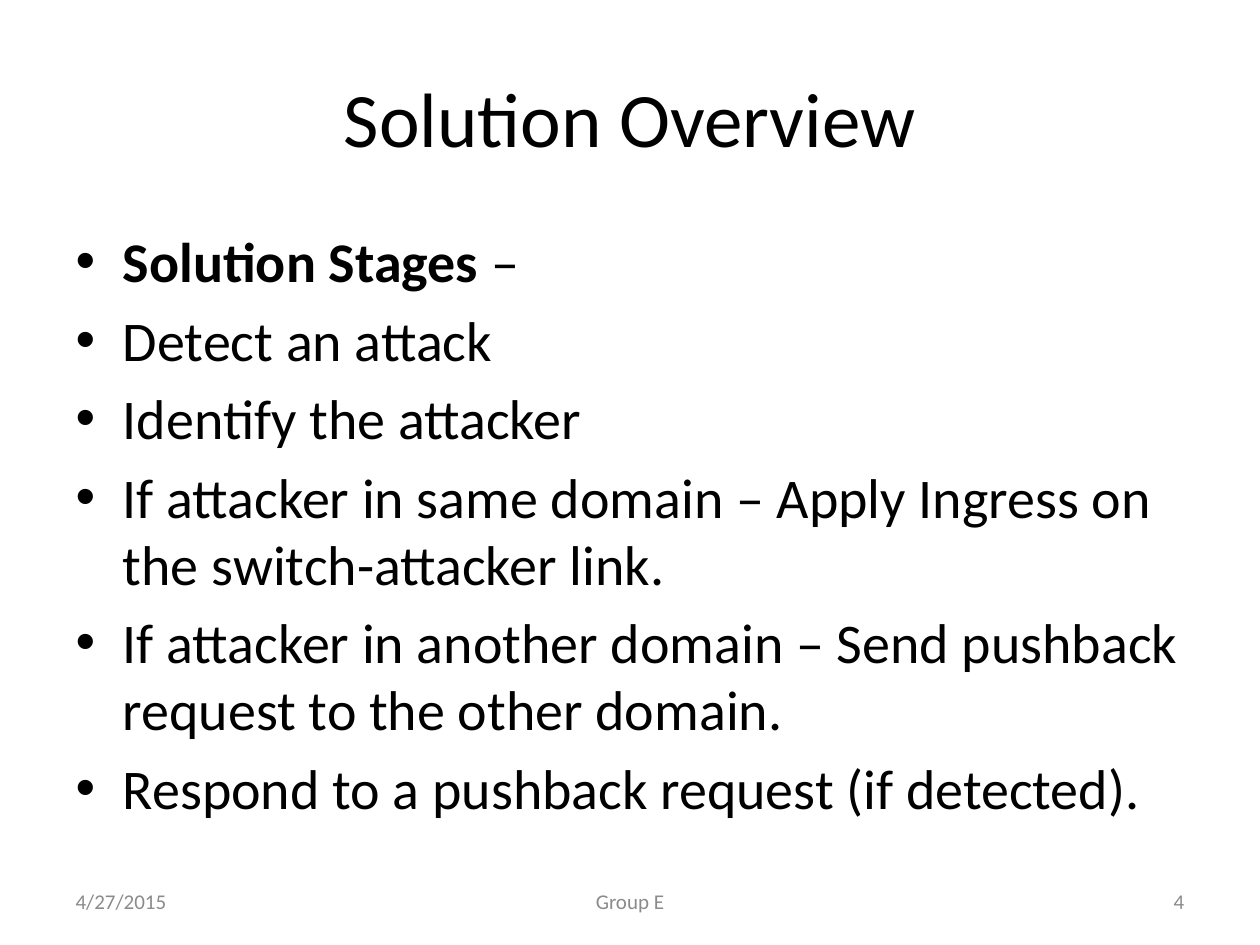
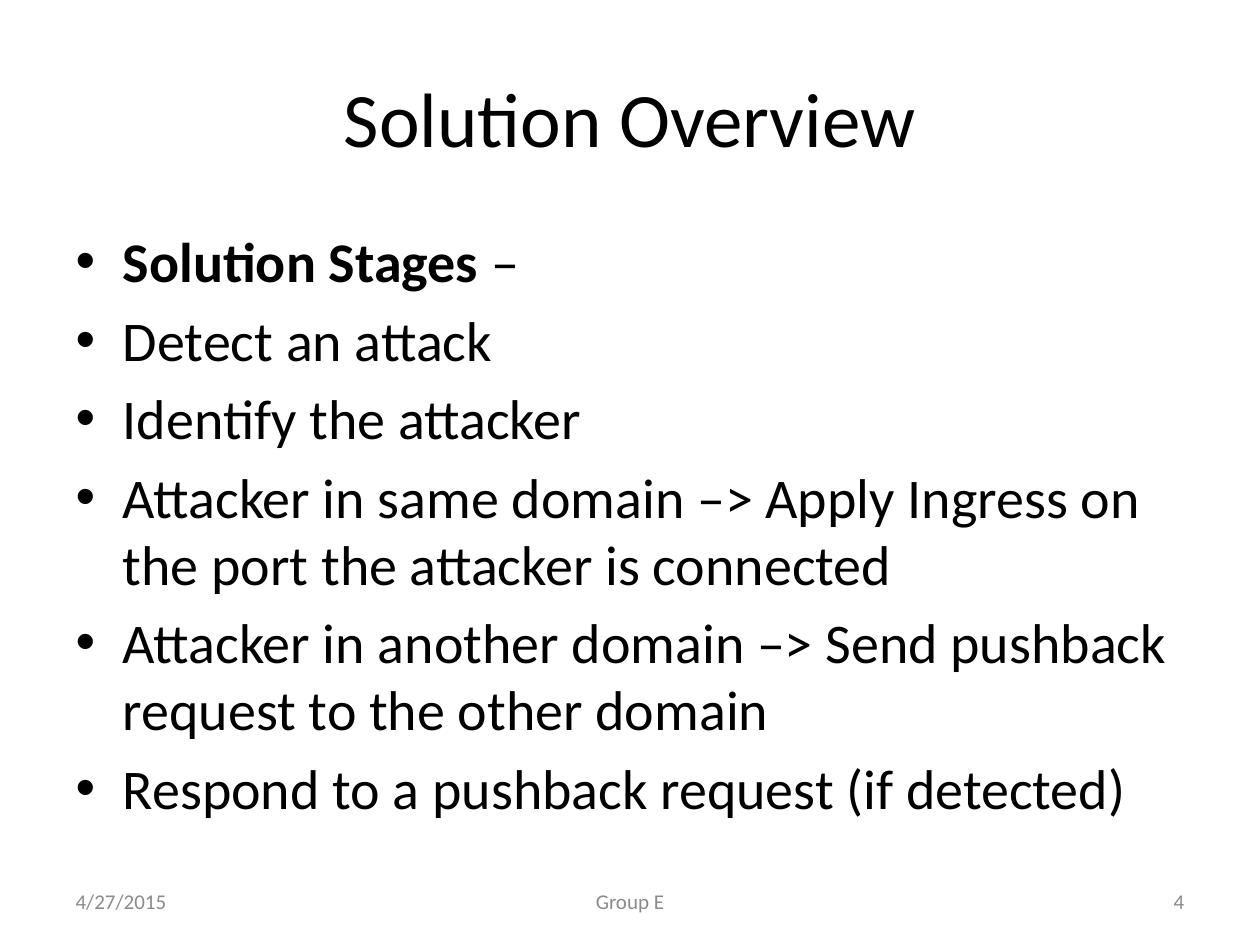
Before and after one commit to mishra14/DDoSAttackMitigationSystem, a slide deck: slide 4 of CIS 553.pptx. Drawn at 1260x945 pixels with LibreOffice and Linux fonts; fonts in the diff are those of the drawing. Boxes give left, top, right and bottom in pixels: in the first picture for what was removed or moved away, otherwise in the second. Text is boxed around its words. In the diff, an @@ line names an element or a change of style, - is before the commit and + after.

```diff
--- a/CIS 553.pptx
+++ b/CIS 553.pptx
@@ text at (123, 479, 1166, 818): text changed @@
-• If attacker in same domain – Apply Ingress on the switch-attacker link.
-• If attacker in another domain – Send pushback request to the other domain.
-• Respond to a pushback request (if detected).
+• Attacker in same domain –> Apply Ingress on the port the attacker is connected
+• Attacker in another domain –> Send pushback request to the other domain
+• Respond to a pushback request (if detected)
```
Also in this commit, not shown: 6 other slides changed, 1 slide removed.
